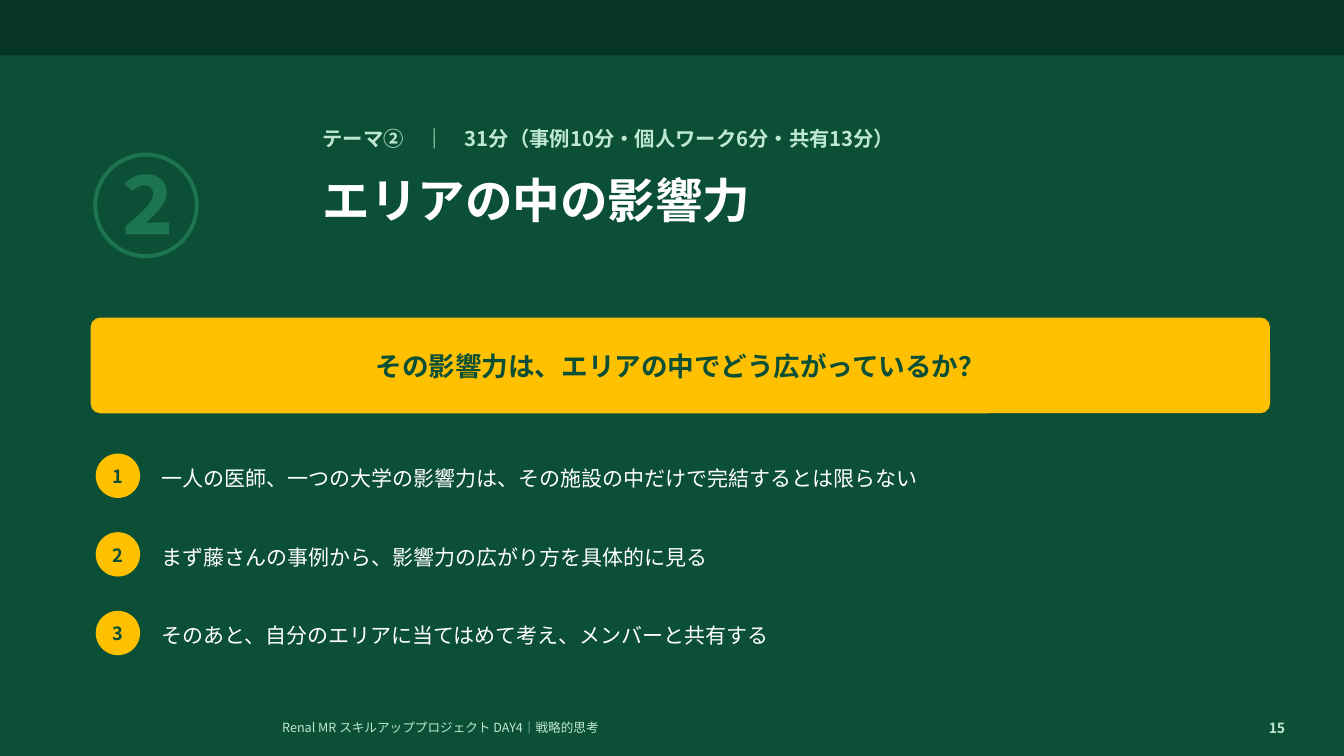
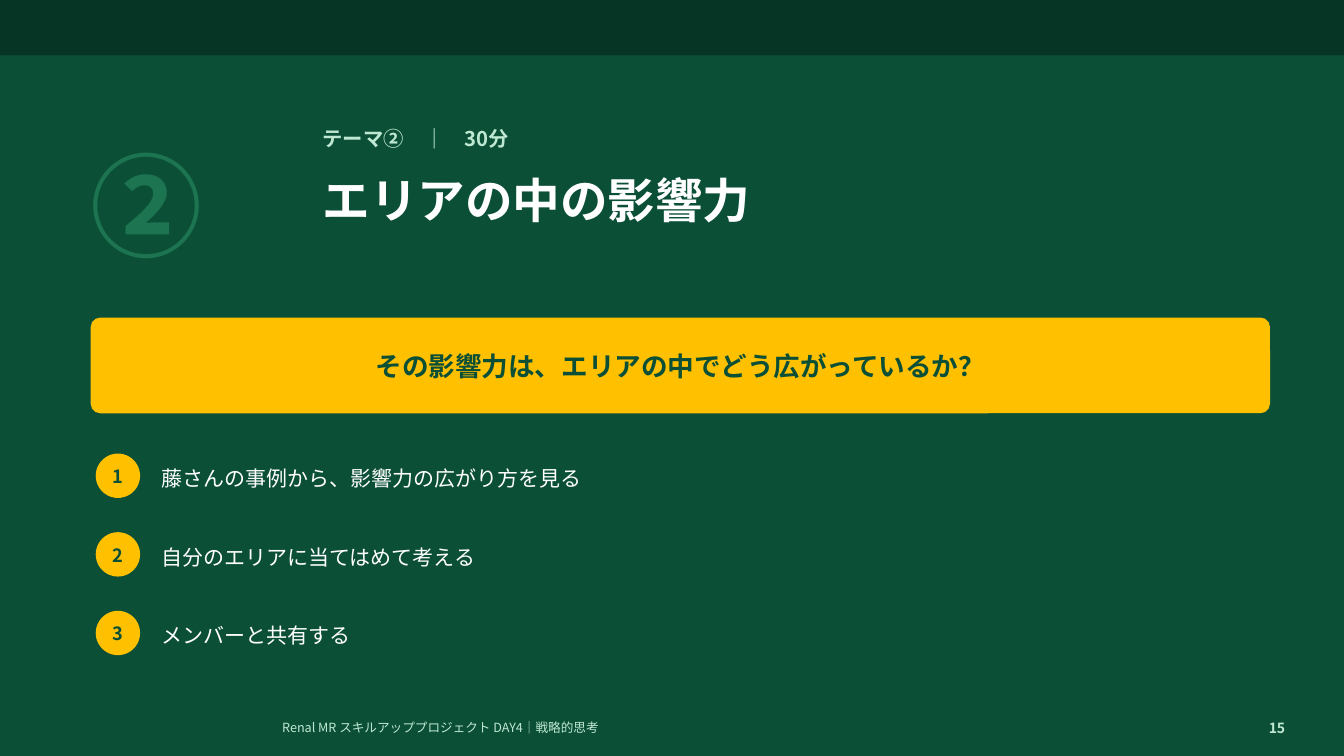
Before and after one commit to TAKUYA-1187/Claude, a slide deck: slide 15 of novartis_training/DAY4_ちょっと分かるだけで世界が変わる.pptx. Drawn at 1344x756 pixels with LibreOffice and Linux fonts; fonts in the diff are those of the drawing; background and template pictures are left out. Boxes give left, top, right and bottom in pixels: in the first picture for what was removed or moved away, otherwise in the second. Text is boxed around its words. In the diff, an @@ line names an element or a change of style, - is before the commit and + after.

```diff
--- a/novartis_training/DAY4_ちょっと分かるだけで世界が変わる.pptx
+++ b/novartis_training/DAY4_ちょっと分かるだけで世界が変わる.pptx
@@ text at bbox=[323, 128, 509, 148]: text changed @@
-テーマ② ｜ 31分（事例10分・個人ワーク6分・共有13分）
+テーマ② ｜ 30分
@@ text at bbox=[161, 468, 581, 488]: text changed @@
-一人の医師、一つの大学の影響力は、その施設の中だけで完結するとは限らない
+藤さんの事例から、影響力の広がり方を見る
@@ text at bbox=[161, 547, 475, 567]: text changed @@
-まず藤さんの事例から、影響力の広がり方を具体的に見る
+自分のエリアに当てはめて考える
@@ text at bbox=[161, 625, 350, 645]: text changed @@
-そのあと、自分のエリアに当てはめて考え、メンバーと共有する
+メンバーと共有する
```
Also in this commit, not shown: 18 other slides changed, 2 other files.
